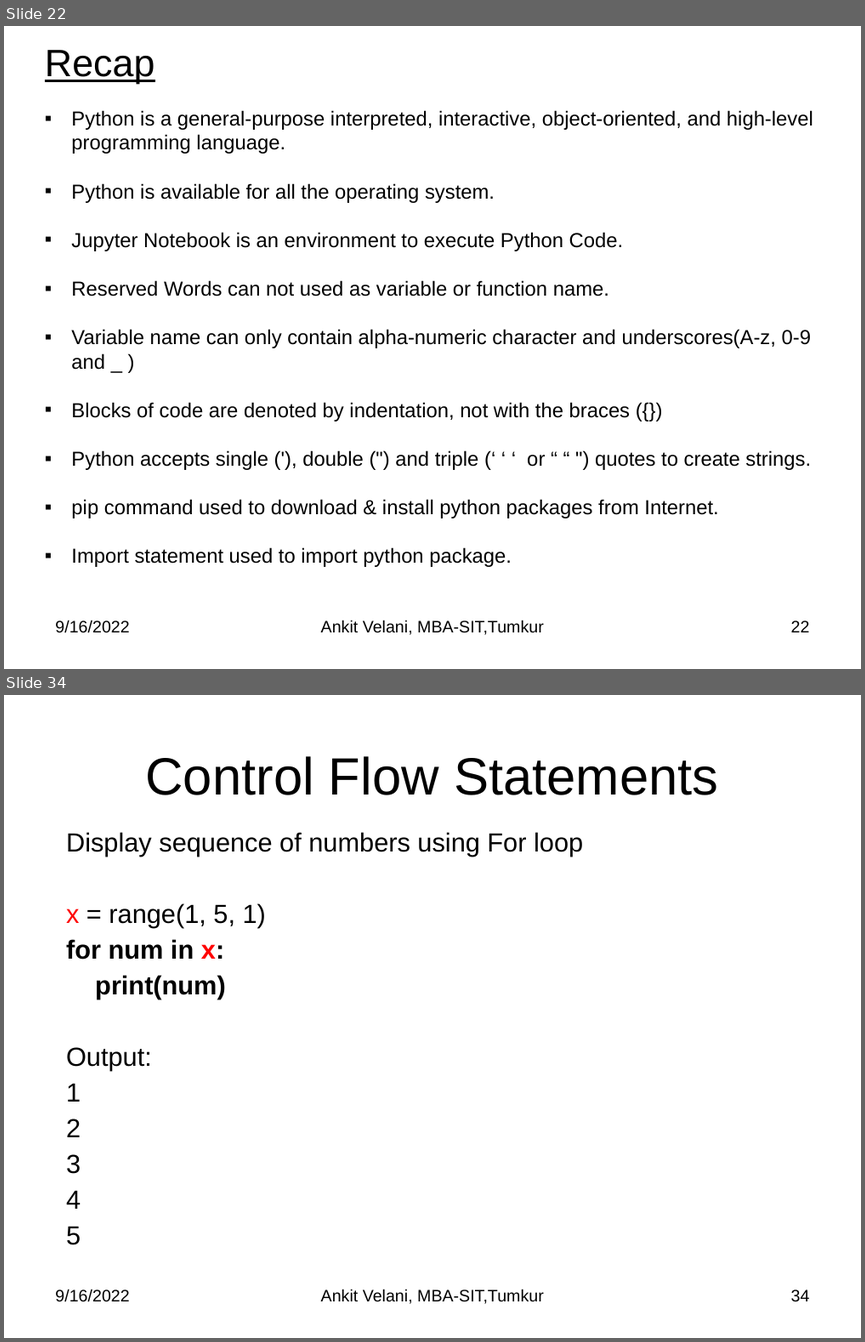
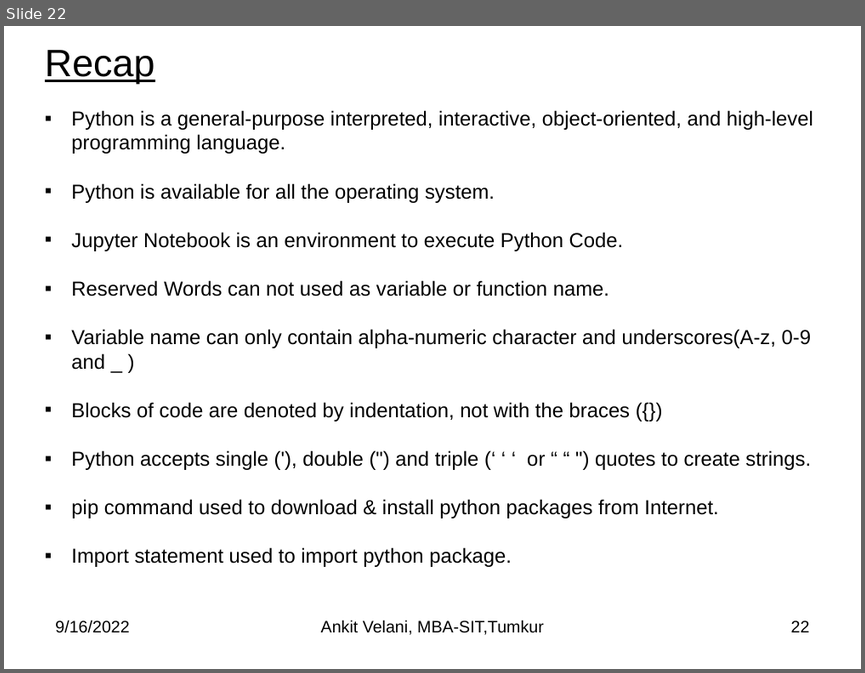
Before and after one commit to sitmbadept/sitmbadept.github.io, a slide deck: BDTM/Python/Unit-4-Python-Programming.pptx. Shown one above the other, each under a label of ours: slides 22 and 34 before the commit, slide 22 after it; the slides between them are not shown. The pictures are 865x1342 and 865x673 pixels, drawn with LibreOffice and Linux fonts; fonts in the diff are those of the drawing. Boxes give left, top, right and bottom in pixels: in the first picture for what was removed or moved away, otherwise in the second. Text is boxed around its words. In the diff, an @@ line names an element or a change of style, - is before the commit and + after.

```diff
--- a/BDTM/Python/Unit-4-Python-Programming.pptx
+++ b/BDTM/Python/Unit-4-Python-Programming.pptx
@@ slide 34 removed at bbox=[4, 695, 861, 1338], background #FFFFFF @@
@@ title removed at bbox=[145, 756, 718, 795] @@
-Control Flow Statements
@@ text removed at bbox=[66, 832, 583, 1245] @@
-Display sequence of numbers using For loop
-x = range(1, 5, 1)
-for num in x:
-print(num)
-Output:
-1
-2
-3
-4
-5
@@ text removed at bbox=[55, 1288, 129, 1302] @@
-9/16/2022
@@ text removed at bbox=[321, 1288, 544, 1304] @@
-Ankit Velani, MBA-SIT,Tumkur
@@ page number removed at bbox=[791, 1289, 810, 1302] @@
-34
```
Also in this commit, not shown: 41 other slides removed.
